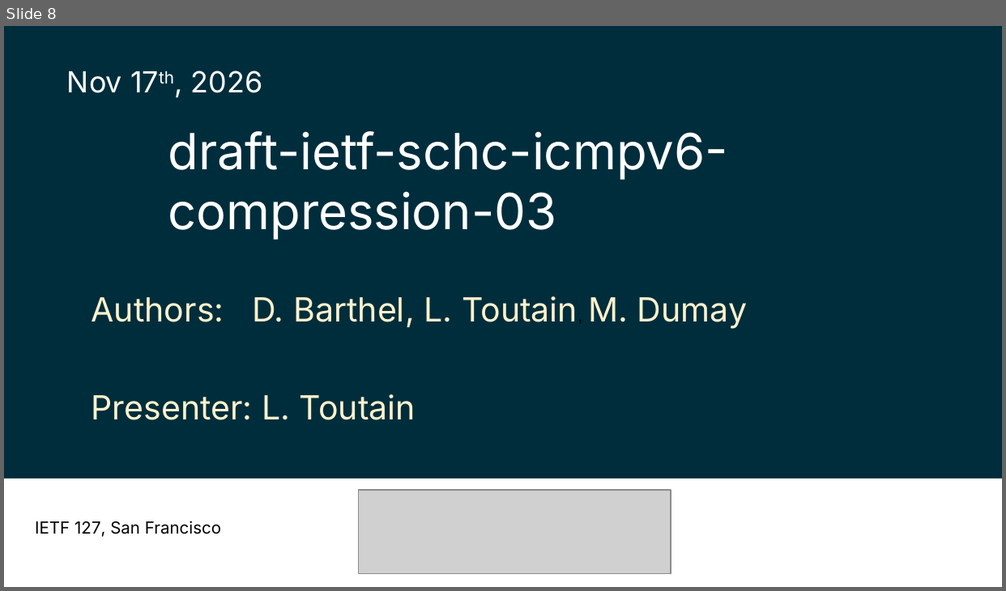
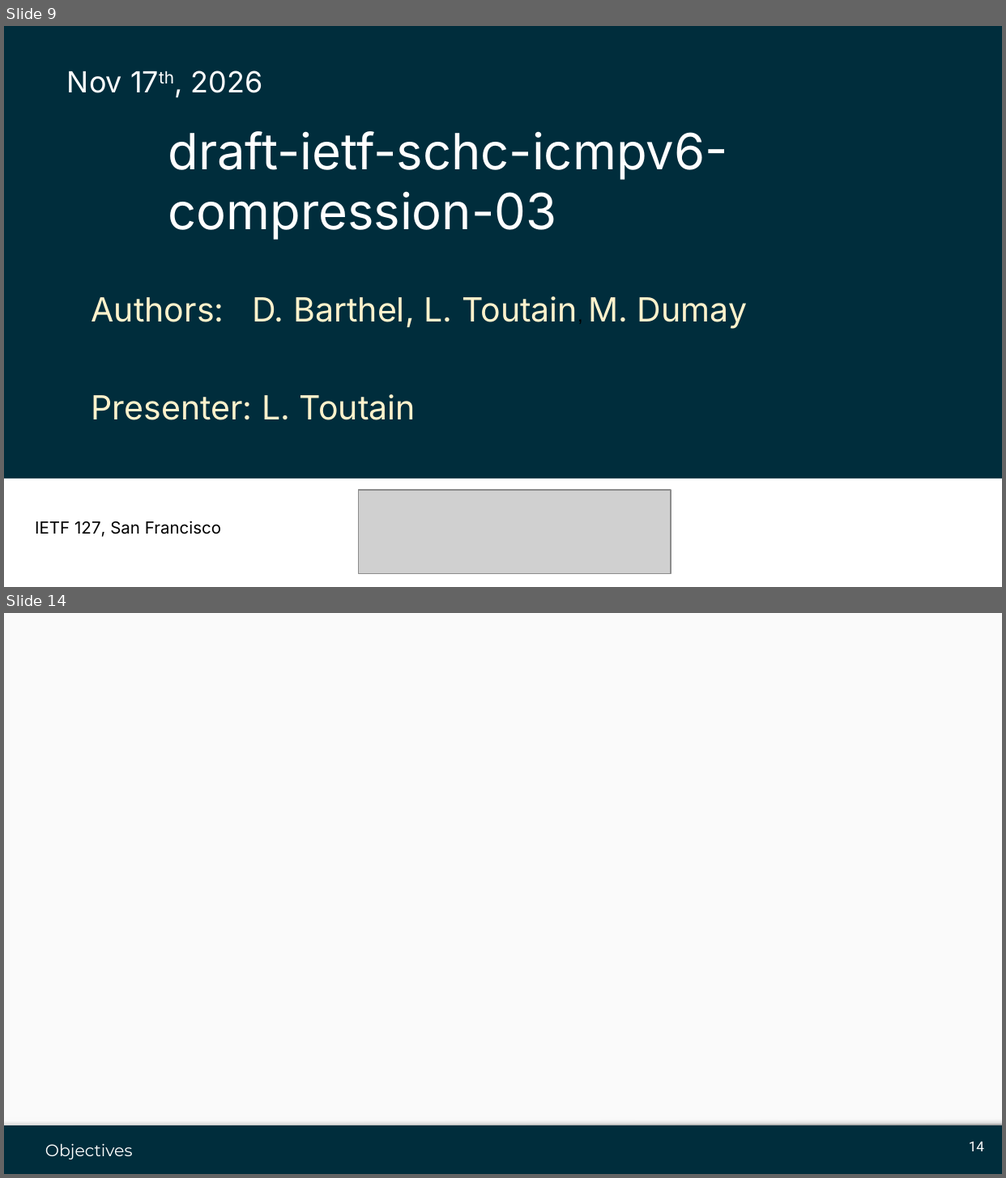
Before and after one commit to ltn22/ietf-drafts, a slide deck: Slides/slides-127-universal-option.pptx. Shown one above the other, each under a label of ours: slide 8 before the commit, slides 9 and 14 after it; the slides between them are not shown. The pictures are 1006x591 and 1006x1178 pixels, drawn with LibreOffice and Linux fonts; fonts in the diff are those of the drawing; grey boxes stand for pictures; background and template pictures are left out. Boxes give left, top, right and bottom in pixels: in the first picture for what was removed or moved away, otherwise in the second. Text is boxed around its words. In the diff, an @@ line names an element or a change of style, - is before the commit and + after.

```diff
--- a/Slides/slides-127-universal-option.pptx
+++ b/Slides/slides-127-universal-option.pptx
@@ slide 14 added at (x1=4, y1=613, x2=1002, y2=1174), background #002D3C @@
@@ rectangle added at (x1=4, y1=613, x2=1002, y2=1126), fill #FAFAFA @@
@@ rectangle added at (x1=4, y1=1118, x2=1002, y2=1126), fill gradient #F9F9F9 to #DEDEDE to #999999 @@
@@ text added at (x1=45, y1=1144, x2=133, y2=1160), 12 pt, text #FFFFFF @@
+Objectives
@@ page number added at (x1=969, y1=1142, x2=984, y2=1152), 10 pt, text #FFFFFF @@
+14
@@ what was slide 8 is now slide 9 @@
```
Also in this commit, not shown: 5 other slides added, 1 slide removed.
